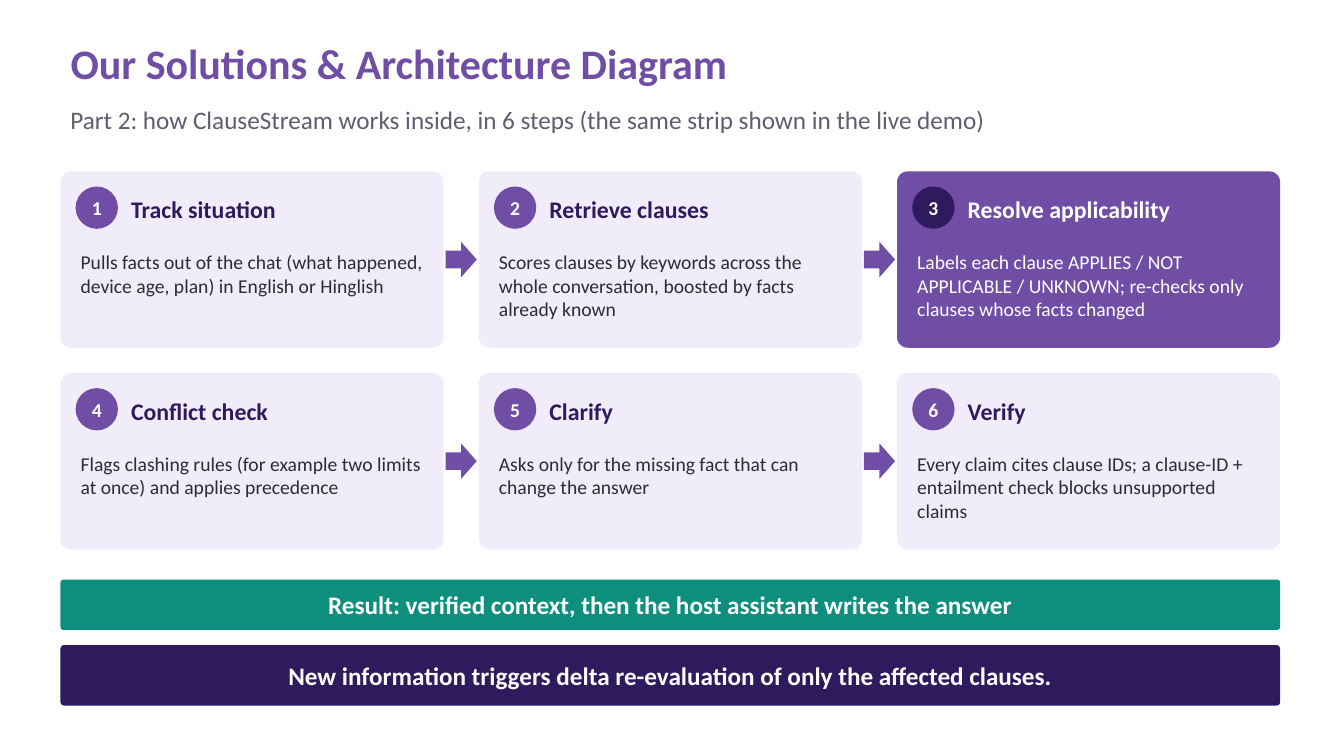
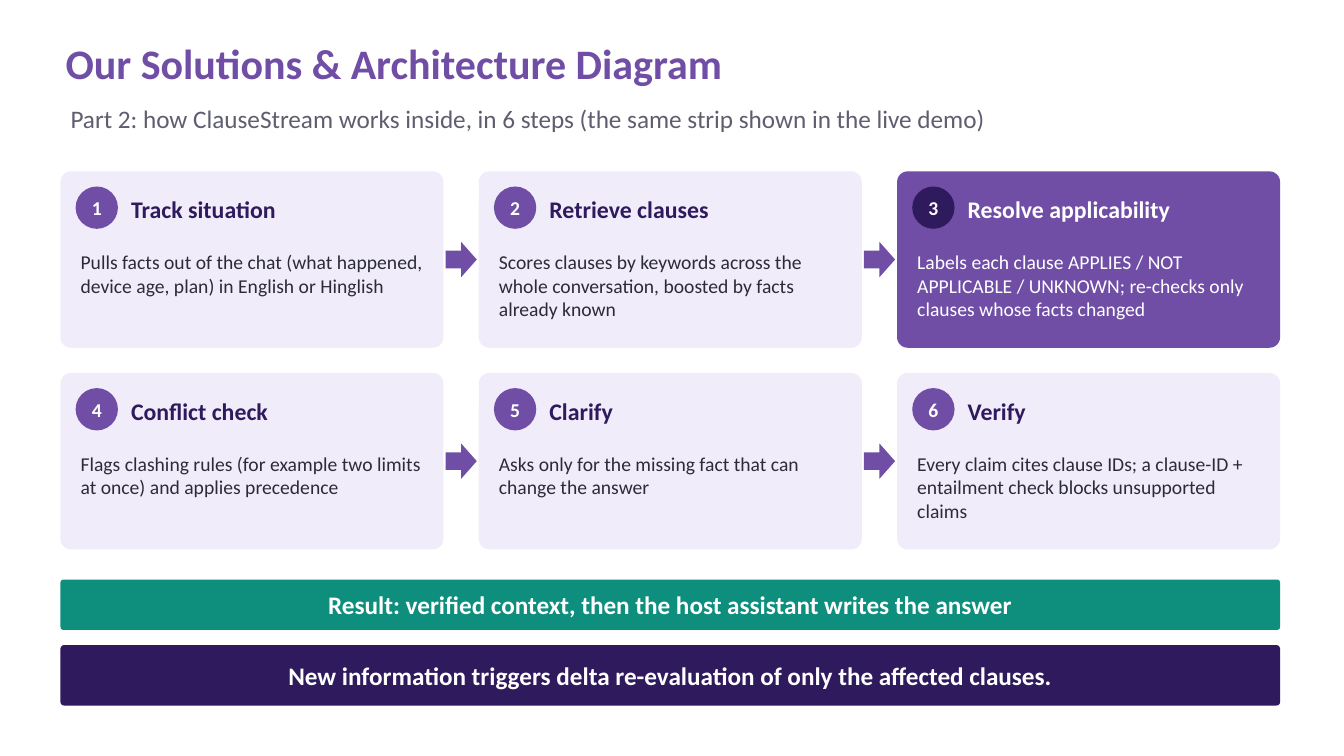
Before and after one commit to Sneha21-09/PRISM_GENAI_HACKATHON_Y2026, a slide deck: slide 5 of ClauseStream_PRISM_Submission_v2.pptx. Drawn at 1344x756 pixels with LibreOffice and Linux fonts; fonts in the diff are those of the drawing. Boxes give left, top, right and bottom in pixels: in the first picture for what was removed or moved away, otherwise in the second. Text is boxed around its words. In the diff, an @@ line names an element or a change of style, - is before the commit and + after.

```diff
--- a/ClauseStream_PRISM_Submission_v2.pptx
+++ b/ClauseStream_PRISM_Submission_v2.pptx
@@ title "Our Solutions & Architecture Diagram": place and size @@
-title "Our Solutions & Architecture Diagram" at [71,49,727,86]
+title "Our Solutions & Architecture Diagram" at [66,49,722,86]
```
Also in this commit, not shown: 13 other slides changed.
